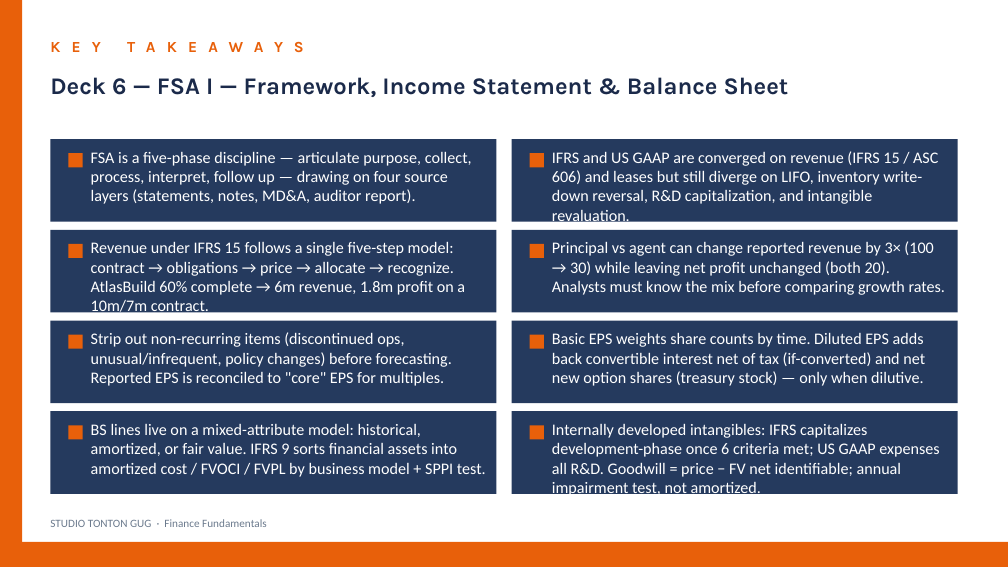
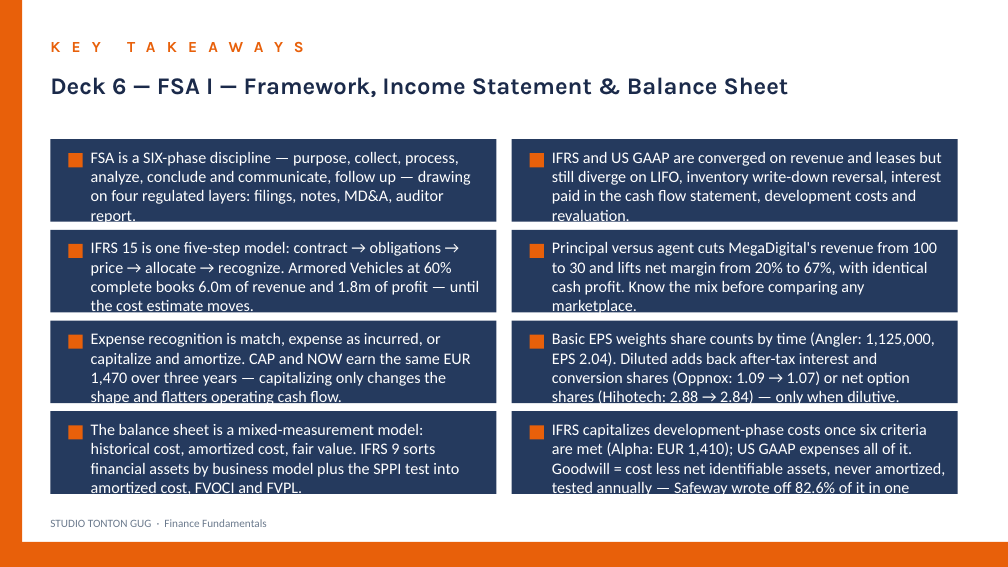
Before and after one commit to Gug4ever/Tonton_Gug_Studio, a slide deck: slide 30 of assets/finance/D06_FSA_I_IS_BS.pptx. Drawn at 1008x567 pixels with LibreOffice and Linux fonts; fonts in the diff are those of the drawing. Boxes give left, top, right and bottom in pixels: in the first picture for what was removed or moved away, otherwise in the second. Text is boxed around its words. In the diff, an @@ line names an element or a change of style, - is before the commit and + after.

```diff
--- a/assets/finance/D06_FSA_I_IS_BS.pptx
+++ b/assets/finance/D06_FSA_I_IS_BS.pptx
@@ text at <box>91,151,471,226</box>: text changed @@
-FSA is a five-phase discipline — articulate purpose, collect, process, interpret, follow up — drawing on four source layers (statements, notes, MD&A, auditor report).
+FSA is a SIX-phase discipline — purpose, collect, process, analyze, conclude and communicate, follow up — drawing on four regulated layers: filings, notes, MD&A, auditor report.
@@ text at <box>552,151,941,226</box>: text changed @@
-IFRS and US GAAP are converged on revenue (IFRS 15 / ASC 606) and leases but still diverge on LIFO, inventory write-down reversal, R&D capitalization, and intangible revaluation.
+IFRS and US GAAP are converged on revenue and leases but still diverge on LIFO, inventory write-down reversal, interest paid in the cash flow statement, development costs and revaluation.
@@ text at <box>91,241,479,317</box>: text changed @@
-Revenue under IFRS 15 follows a single five-step model: contract → obligations → price → allocate → recognize. AtlasBuild 60% complete → 6m revenue, 1.8m profit on a 10m/7m contract.
+IFRS 15 is one five-step model: contract → obligations → price → allocate → recognize. Armored Vehicles at 60% complete books 6.0m of revenue and 1.8m of profit — until the cost estimate moves.
@@ text at <box>552,241,937,317</box>: text changed @@
-Principal vs agent can change reported revenue by 3× (100 → 30) while leaving net profit unchanged (both 20). Analysts must know the mix before comparing growth rates.
+Principal versus agent cuts MegaDigital's revenue from 100 to 30 and lifts net margin from 20% to 67%, with identical cash profit. Know the mix before comparing any marketplace.
@@ text at <box>91,332,471,407</box>: text changed @@
-Strip out non-recurring items (discontinued ops, unusual/infrequent, policy changes) before forecasting. Reported EPS is reconciled to "core" EPS for multiples.
+Expense recognition is match, expense as incurred, or capitalize and amortize. CAP and NOW earn the same EUR 1,470 over three years — capitalizing only changes the shape and flatters operating cash flow.
@@ text at <box>552,332,935,407</box>: text changed @@
-Basic EPS weights share counts by time. Diluted EPS adds back convertible interest net of tax (if-converted) and net new option shares (treasury stock) — only when dilutive.
+Basic EPS weights share counts by time (Angler: 1,125,000, EPS 2.04). Diluted adds back after-tax interest and conversion shares (Oppnox: 1.09 → 1.07) or net option shares (Hihotech: 2.88 → 2.84) — only when dilutive.
@@ text at <box>91,423,459,498</box>: text changed @@
-BS lines live on a mixed-attribute model: historical, amortized, or fair value. IFRS 9 sorts financial assets into amortized cost / FVOCI / FVPL by business model + SPPI test.
+The balance sheet is a mixed-measurement model: historical cost, amortized cost, fair value. IFRS 9 sorts financial assets by business model plus the SPPI test into amortized cost, FVOCI and FVPL.
@@ text at <box>552,423,945,498</box>: text changed @@
-Internally developed intangibles: IFRS capitalizes development-phase once 6 criteria met; US GAAP expenses all R&D. Goodwill = price − FV net identifiable; annual impairment test, not amortized.
+IFRS capitalizes development-phase costs once six criteria are met (Alpha: EUR 1,410); US GAAP expenses all of it. Goodwill = cost less net identifiable assets, never amortized, tested annually — Safeway wrote off 82.6% of it in one quarter.
```
Also in this commit, not shown: 22 other slides changed, 1 slide added, 1 slide removed, 9 other files.
